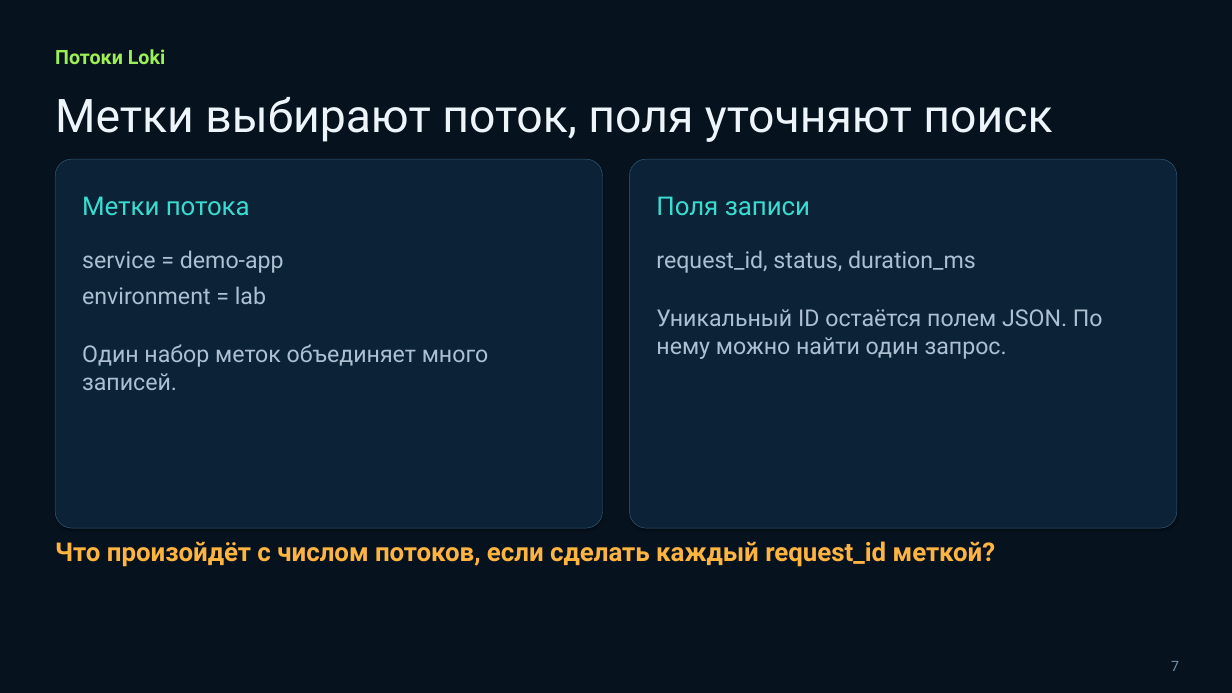
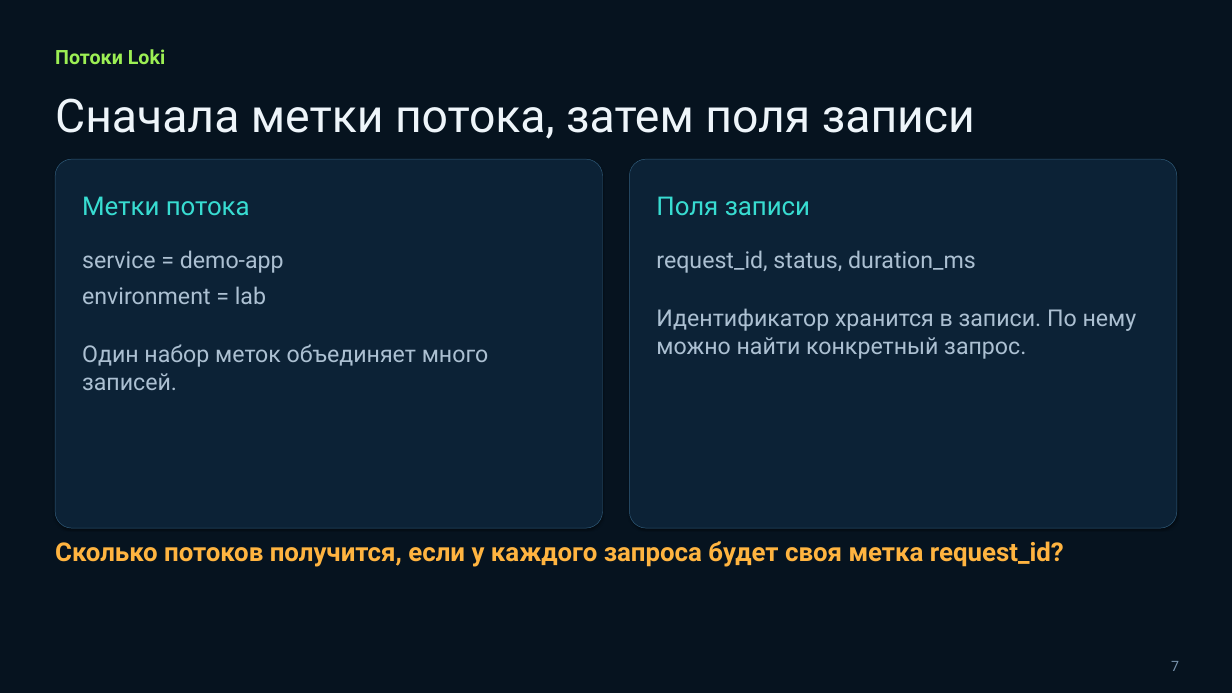
Before and after one commit to tenroman1-design/devops-lab, a slide deck: slide 7 of lesson16/Занятие 16 — Централизованное логирование.pptx. Drawn at 1232x693 pixels with LibreOffice and Linux fonts; fonts in the diff are those of the drawing. Boxes give left, top, right and bottom in pixels: in the first picture for what was removed or moved away, otherwise in the second. Text is boxed around its words. In the diff, an @@ line names an element or a change of style, - is before the commit and + after.

```diff
--- a/lesson16/Занятие 16 — Централизованное логирование.pptx
+++ b/lesson16/Занятие 16 — Централизованное логирование.pptx
@@ text at (55, 98, 975, 139): text changed @@
-Метки выбирают поток, поля уточняют поиск
+Сначала метки потока, затем поля записи
@@ text at (656, 308, 1137, 359): text changed @@
-Уникальный ID остаётся полем JSON. По нему можно найти один запрос.
+Идентификатор хранится в записи. По нему можно найти конкретный запрос.
@@ text at (55, 541, 1064, 567): text changed @@
-Что произойдёт с числом потоков, если сделать каждый request_id меткой?
+Сколько потоков получится, если у каждого запроса будет своя метка request_id?
```
Also in this commit, not shown: 12 other slides changed, 2 other files.
